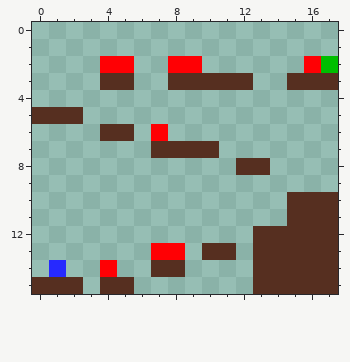
Two states of a pixel-art sprite, Niki/NikiContent/kenttaNiki2.png. The picture above was drawn from the file before the commit.
The file is 18x16 pixels.
The result:
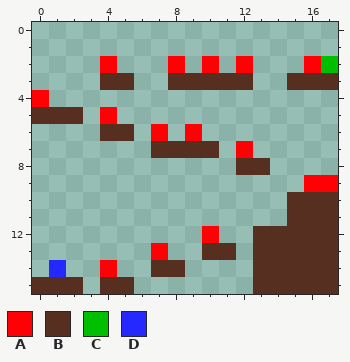
Palette (. is transparent): A #ff0004  B #562f20  C #00be00  D #2629ff
From old to new:
Colour A now appears in row 2 at x 10 and 12; in row 4 at x 0; in row 5 at x 4; in row 6 at x 9; in row 7 at x 12; in row 9 at x 16 to 17.
Colour A now appears in row 12 at x 10.
The edit erases colour A in row 2 at x 5 and 9; in row 13 at x 8.
Boxes around the changes in both pictures, in picture pixels (x1, y1, x2, y2):
changed: (32, 56, 134, 124)
changed: (185, 56, 253, 73)
added: (185, 124, 338, 192)
changed: (168, 226, 219, 260)
